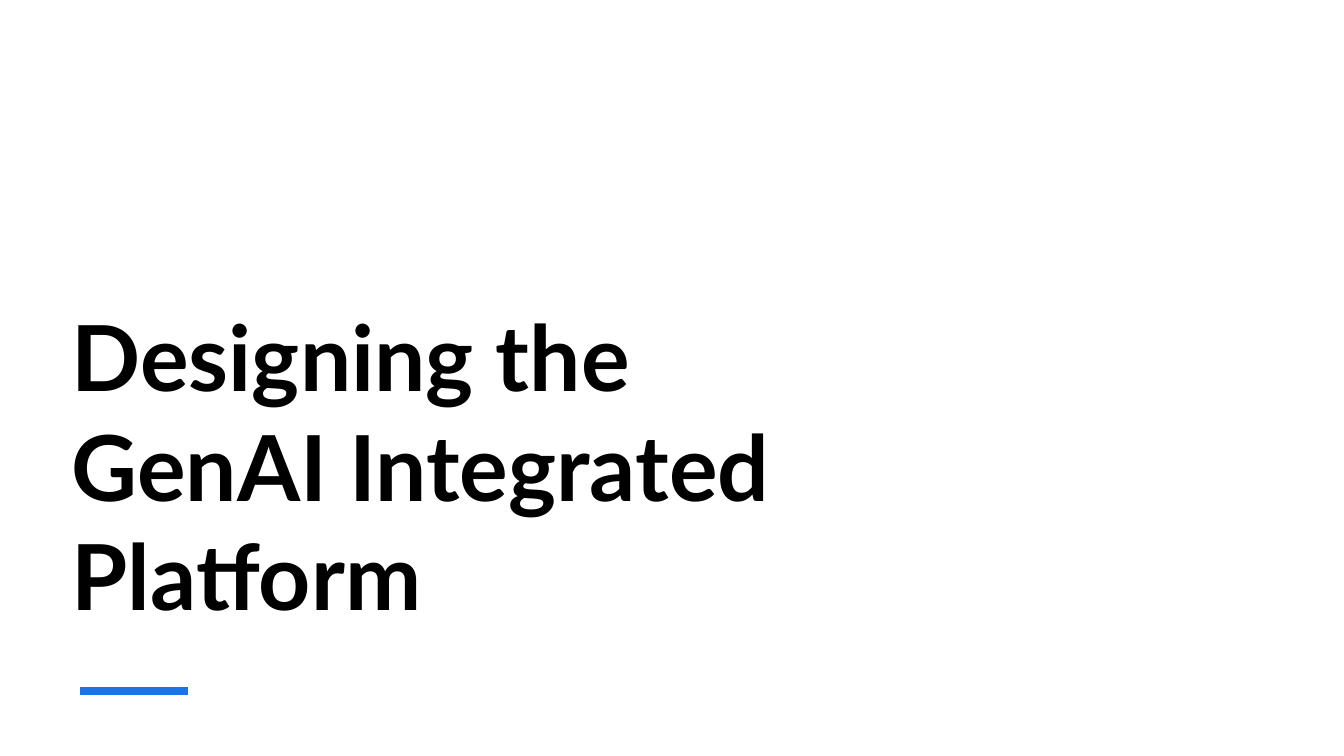
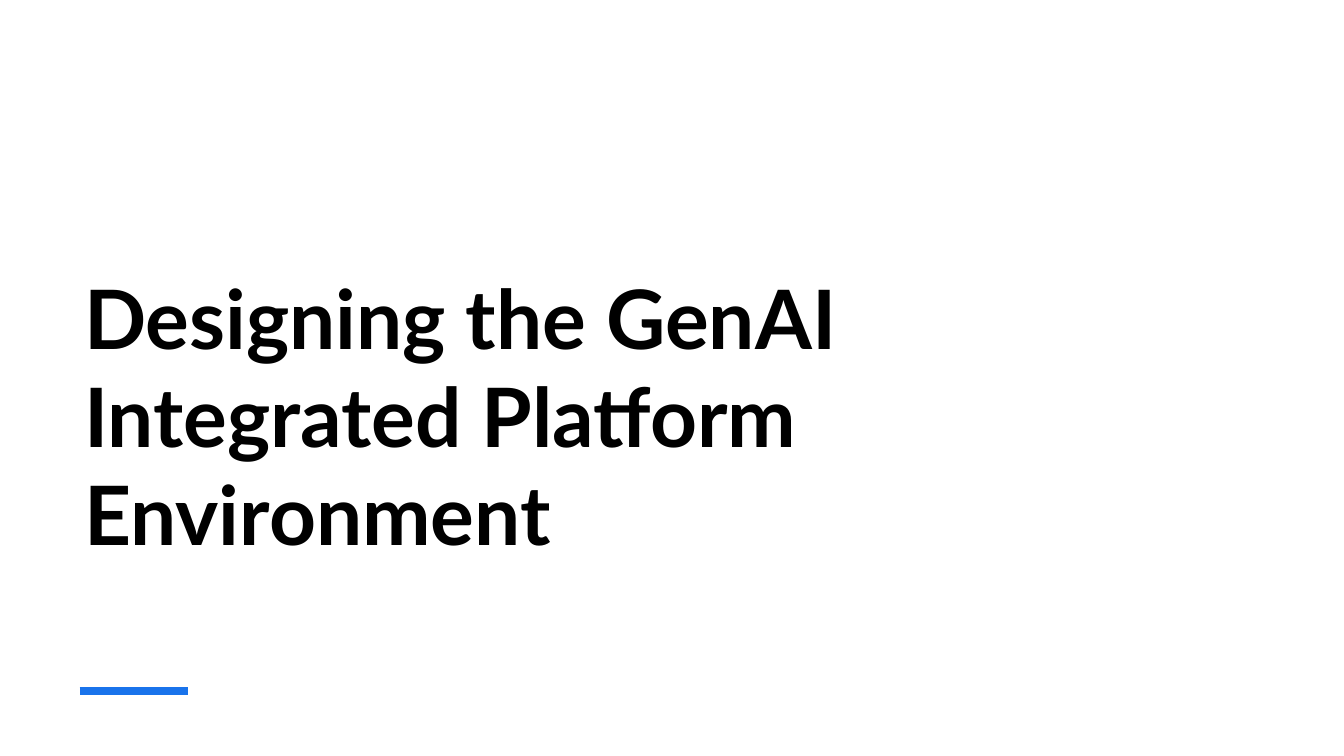
Before and after one commit to ewfx/gaipl-genai-tects, a slide deck: slide 3 of artifacts/arch/GenAITects - Architecture of GenAI IPE.pptx. Drawn at 1344x756 pixels with LibreOffice and Linux fonts; fonts in the diff are those of the drawing. Boxes give left, top, right and bottom in pixels: in the first picture for what was removed or moved away, otherwise in the second. Text is boxed around its words. In the diff, an @@ line names an element or a change of style, - is before the commit and + after.

Commit message:
updated - small changes

```diff
--- a/artifacts/arch/GenAITects - Architecture of GenAI IPE.pptx
+++ b/artifacts/arch/GenAITects - Architecture of GenAI IPE.pptx
@@ title at (84,288,836,546): text changed; size 65 to 58.5 pt @@
-Designing the GenAI Integrated Platform
+Designing the GenAI Integrated Platform Environment
```
Also in this commit, not shown: 6 other slides changed.
